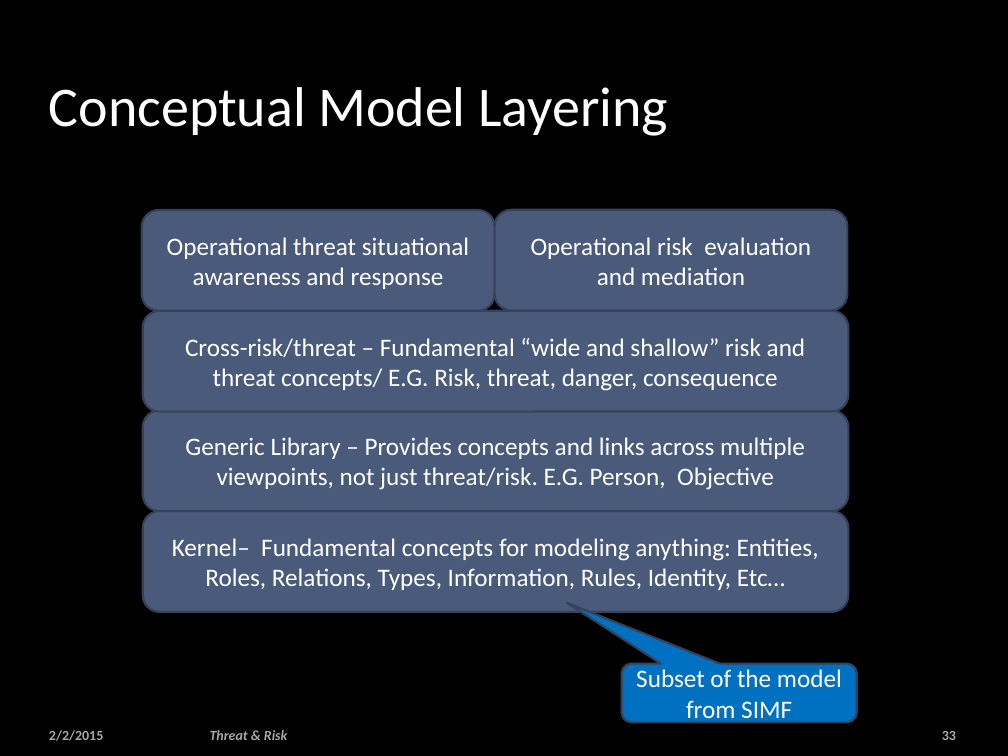
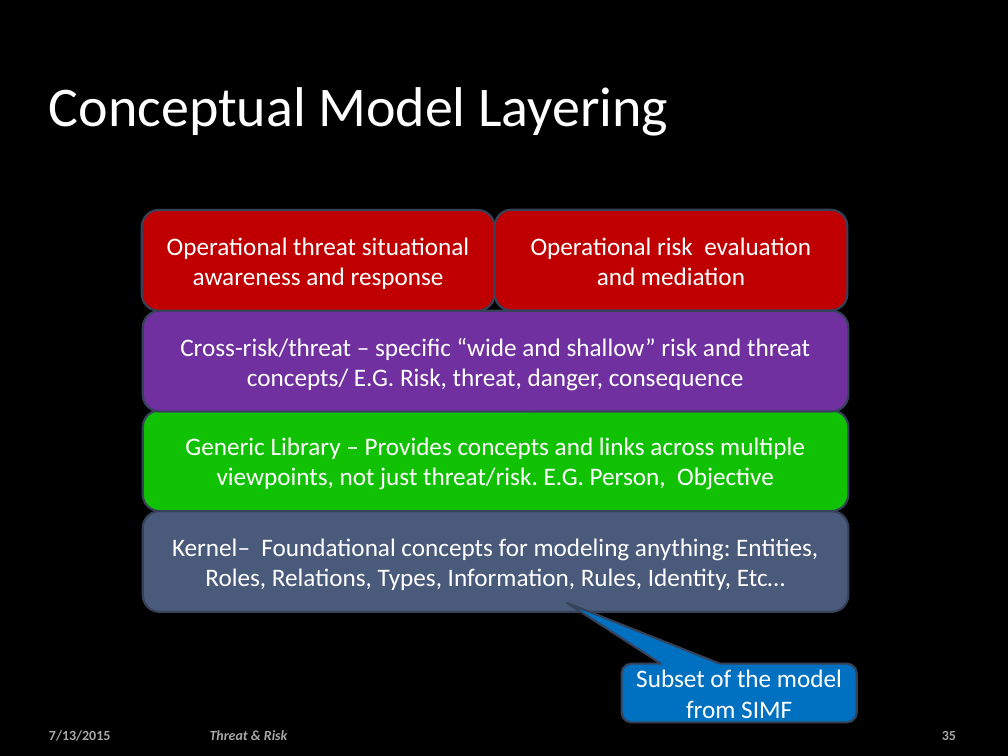
Before and after one commit to omg-threat-modeling/phase1, a slide deck: slide 35 of Team/Threat-risk -enguagement.pptx (slide 33 before the commit). Drawn at 1008x756 pixels with LibreOffice and Linux fonts; fonts in the diff are those of the drawing; background and template pictures are left out. Boxes give left, top, right and bottom in pixels: in the first picture for what was removed or moved away, otherwise in the second. Text is boxed around its words. In the diff, an @@ line names an element or a change of style, - is before the commit and + after.

```diff
--- a/Team/Threat-risk -enguagement.pptx
+++ b/Team/Threat-risk -enguagement.pptx
@@ rounded rectangle "Operational threat situational awareness and ..." at (142, 210, 495, 310): fill #4A5A7A to #C00000 @@
@@ rounded rectangle "Operational risk evaluation and mediation" at (495, 210, 848, 310): fill #4A5A7A to #C00000 @@
@@ rounded rectangle "Cross-risk/threat – specific “wide and ..." at (143, 310, 849, 411): fill #4A5A7A to #7030A0 @@
@@ text in rounded rectangle at (180, 338, 810, 391): text changed @@
-Cross-risk/threat – Fundamental “wide and shallow” risk and threat concepts/ E.G. Risk, threat, danger, consequence
+Cross-risk/threat – specific “wide and shallow” risk and threat concepts/ E.G. Risk, threat, danger, consequence
@@ rounded rectangle "Generic Library – Provides concepts ..." at (143, 410, 849, 511): fill #4A5A7A to #11C103 @@
@@ text in rounded rectangle at (172, 538, 818, 590): text changed @@
-Kernel– Fundamental concepts for modeling anything: Entities, Roles, Relations, Types, Information, Rules, Identity, Etc…
+Kernel– Foundational concepts for modeling anything: Entities, Roles, Relations, Types, Information, Rules, Identity, Etc…
@@ text at (49, 730, 111, 741): text changed @@
-2/2/2015
+7/13/2015
```
Also in this commit, not shown: 48 other slides changed, 26 slides added, 8 slides removed, 2 other files.
